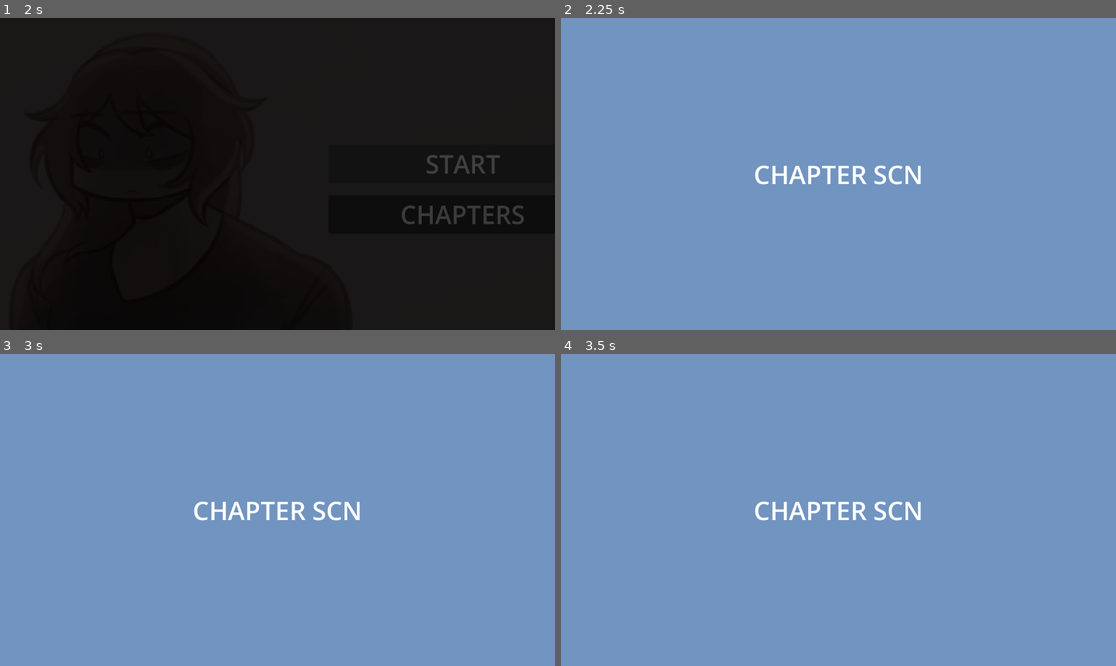
Above: before the commit, frames 1-4 (two rows, left to right).
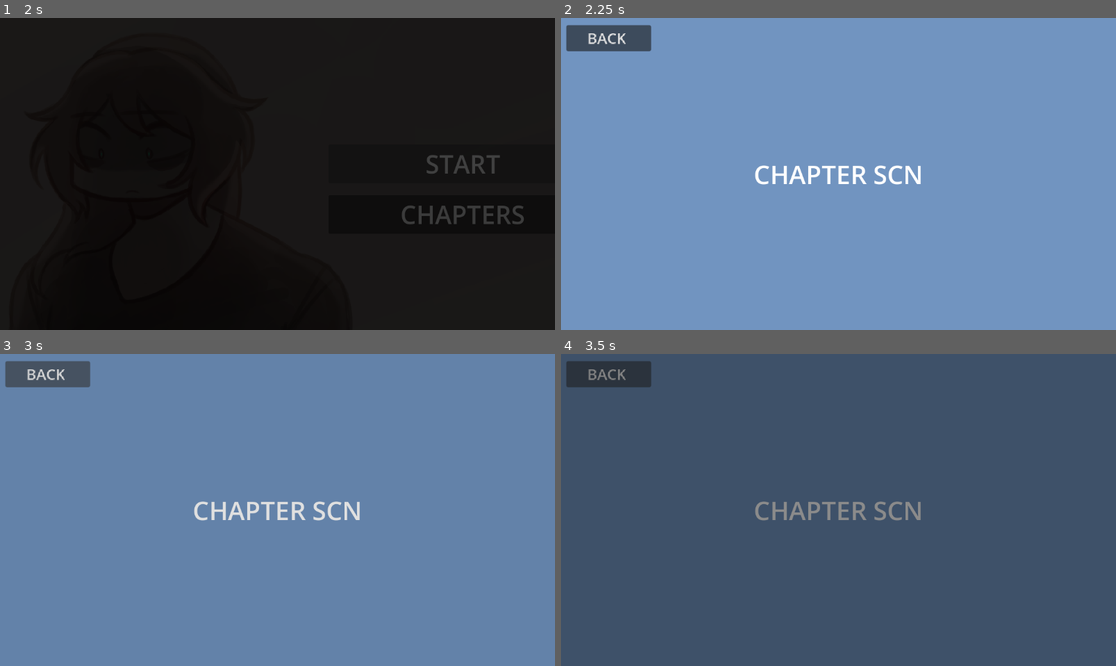
Above: after the commit, the same moments.

Repository: KenziiKen/STS_Gamified_V2
Game: Godot game, scene res://main_menu.tscn
The game is run twice, just before and just after one commit, with the same random seed, the same clock (stepped at 60 frames per second) and the same inputs.
Inputs (mouse positions are in pixels of both pictures, inside the frame that each line leads up to):
- Up to frame 1 (2 s): click "CHAPTERS" at 0.5 s; click "START" at 1.25 s
- Up to frame 2 (2.25 s): click "START" at 2 s
- Up to frame 3 (3 s): click (49, 372) at 2.75 s, where only the run after the commit has a clickable "BACK"
- Up to frame 4 (3.5 s): no input

Frame 1 is identical in both runs. In frame 2, 1.3% of the frame differs, in the area x 0-17%, y 2-11%; in frame 3, 2.1%; in frame 4, 100%, in the area x 0-100%, y 0-100%.

Commit message:
update: script experimentation

Diff:
--- a/alex.tscn
+++ b/alex.tscn
@@ -8,7 +8,7 @@
 script = ExtResource("1_mfg46")
 
 [node name="Sprite2D" type="Sprite2D" parent="." unique_id=719760158]
-position = Vector2(754, 327)
-scale = Vector2(0.59375, 0.59375)
+position = Vector2(109, 7)
+scale = Vector2(0.32, 0.32)
 texture = ExtResource("1_apn5y")
 hframes = 4
--- /dev/null
+++ b/chapter.gd
@@ -0,0 +1,10 @@
+extends Control
+@onready var fade: CanvasLayer = $Fade
+
+# Called when the node enters the scene tree for the first time.
+func _ready() -> void:
+	pass # Replace with function body.
+
+func _on_back_pressed() -> void:
+	fade.transition_to_scene("res://main_menu.tscn")
+	pass # Replace with function body.
--- a/chapter.tscn
+++ b/chapter.tscn
@@ -1,4 +1,7 @@
 [gd_scene format=3 uid="uid://bsprxc3klmad1"]
+
+[ext_resource type="Script" uid="uid://cucvkuv56vagn" path="res://chapter.gd" id="1_px6qp"]
+[ext_resource type="PackedScene" uid="uid://cs4rhl8cmkawl" path="res://fade.tscn" id="2_7ga1h"]
 
 [sub_resource type="LabelSettings" id="LabelSettings_dpt1k"]
 font_size = 53
@@ -11,6 +14,7 @@
 grow_horizontal = 2
 grow_vertical = 2
 size_flags_vertical = 4
+script = ExtResource("1_px6qp")
 
 [node name="ColorRect" type="ColorRect" parent="." unique_id=896472403]
 layout_mode = 1
@@ -36,3 +40,20 @@
 grow_vertical = 2
 text = "CHAPTER SCN"
 label_settings = SubResource("LabelSettings_dpt1k")
+
+[node name="VBoxContainer" type="VBoxContainer" parent="." unique_id=801936379]
+layout_mode = 0
+offset_left = 11.445
+offset_top = 15.0
+offset_right = 149.1882
+offset_bottom = 46.0
+scale = Vector2(1.285, 1.285)
+
+[node name="back" type="Button" parent="VBoxContainer" unique_id=1879250941]
+layout_mode = 2
+theme_override_font_sizes/font_size = 24
+text = "BACK "
+
+[node name="Fade" parent="." unique_id=1156103037 instance=ExtResource("2_7ga1h")]
+
+[connection signal="pressed" from="VBoxContainer/back" to="." method="_on_back_pressed"]
--- a/cutscn_1.gd
+++ b/cutscn_1.gd
@@ -1,7 +1,8 @@
 extends Node2D
-#@onready var fade = $Fade
+@onready var fade: CanvasLayer = $CanvasLayer/Fade
 
 
 # Called when the node enters the scene tree for the first time.
 func _ready() -> void:
+	await fade.fade_(0.0, 1.5).finished
 	pass
--- a/cutscn_1.tscn
+++ b/cutscn_1.tscn
@@ -2,6 +2,7 @@
 
 [ext_resource type="Script" uid="uid://cxey0lv2k8vp" path="res://cutscn_1.gd" id="1_tsye8"]
 [ext_resource type="PackedScene" uid="uid://dwgcx56yalawj" path="res://alex.tscn" id="3_5sycg"]
+[ext_resource type="PackedScene" uid="uid://cs4rhl8cmkawl" path="res://fade.tscn" id="3_hh83w"]
 
 [sub_resource type="LabelSettings" id="LabelSettings_djgs7"]
 font_size = 37
@@ -40,4 +41,6 @@
 vertical_alignment = 1
 
 [node name="Alex" parent="CanvasLayer" unique_id=373080059 instance=ExtResource("3_5sycg")]
-position = Vector2(-629, 3)
+position = Vector2(-4, 363)
+
+[node name="Fade" parent="CanvasLayer" unique_id=1156103037 instance=ExtResource("3_hh83w")]
--- a/fade_2.gd
+++ /dev/null
@@ -1,13 +0,0 @@
-extends CanvasLayer
-@onready var color_rect: ColorRect = $ColorRect
-
-
-# Called when the node enters the scene tree for the first time.
-func _ready() -> void:
-	color_rect.color.a = 0.0
-	pass
-
-func fade_(target_alpha: float, duration: float = 1.0):
-	var tween = create_tween()
-	tween.tween_property(color_rect, "color:a", target_alpha, duration)
-	return tween
--- a/fade_2.tscn
+++ /dev/null
@@ -1,15 +0,0 @@
-[gd_scene format=3 uid="uid://87dh01fyiiid"]
-
-[ext_resource type="Script" uid="uid://biv6yxn176j2v" path="res://fade_2.gd" id="1_kr2ec"]
-
-[node name="fade_2" type="CanvasLayer" unique_id=336906168]
-script = ExtResource("1_kr2ec")
-
-[node name="ColorRect" type="ColorRect" parent="." unique_id=477741129]
-anchors_preset = 15
-anchor_right = 1.0
-anchor_bottom = 1.0
-grow_horizontal = 2
-grow_vertical = 2
-size_flags_horizontal = 4
-color = Color(0, 0, 0, 1)
Not shown, added: chapter.gd.uid
Not shown, removed: fade_2.gd.uid
